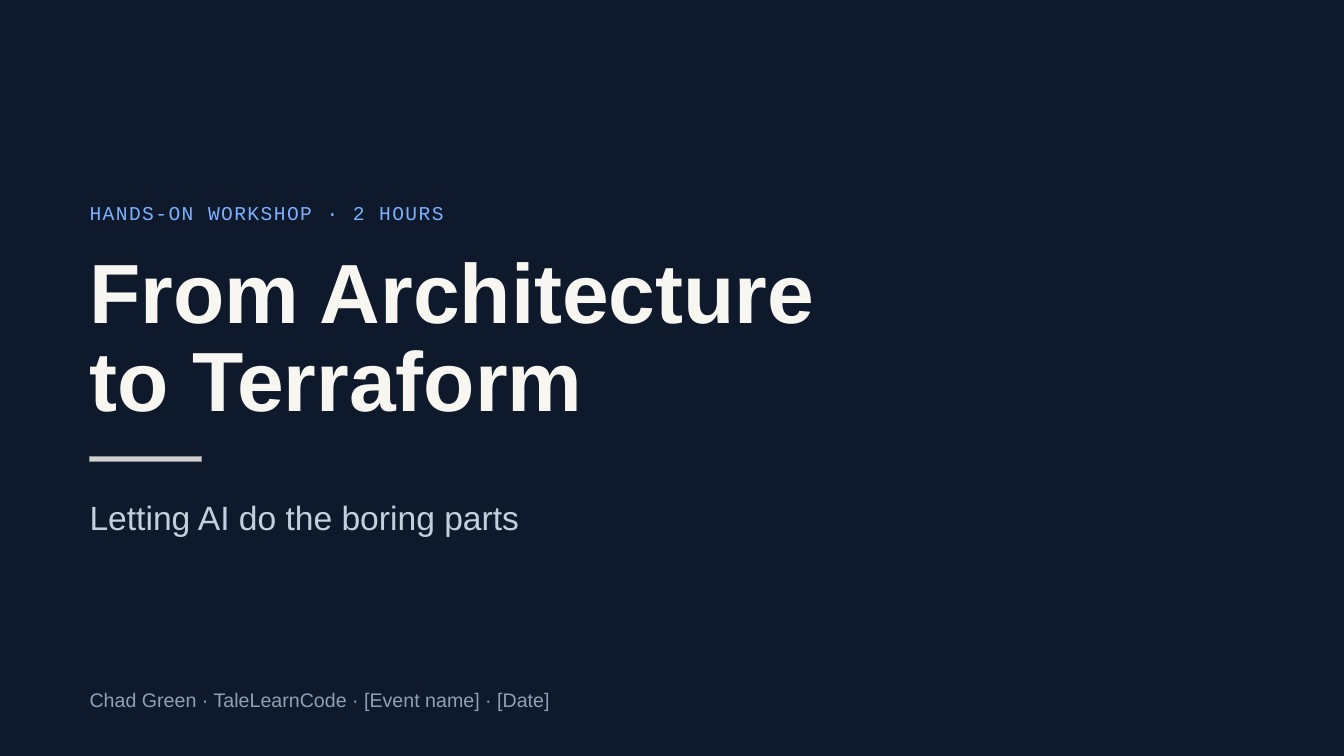
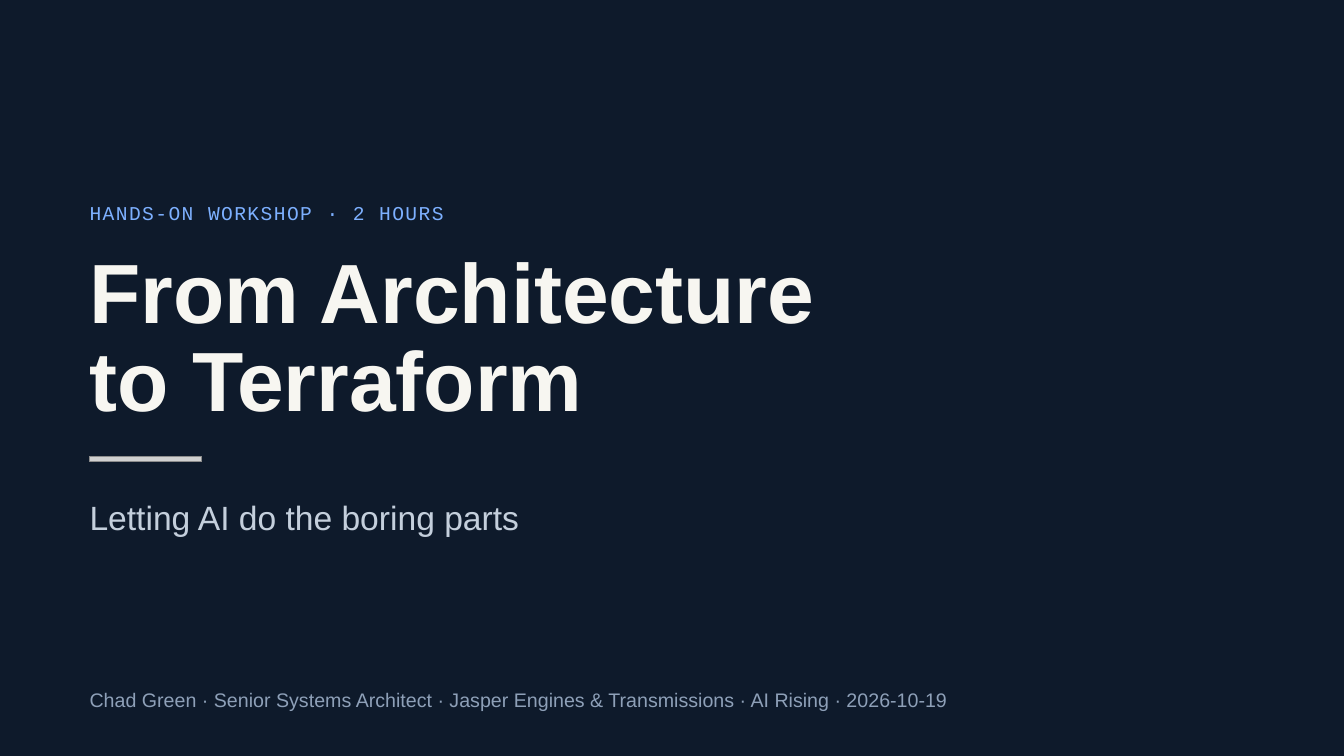
Before and after one commit to TaleLearnCode/FromArchitectureToTerraformWorkshop, a slide deck: slide 1 of From Architecture to Terraform Workshop.pptx. Drawn at 1344x756 pixels with LibreOffice and Linux fonts; fonts in the diff are those of the drawing; grey boxes stand for pictures. Boxes give left, top, right and bottom in pixels: in the first picture for what was removed or moved away, otherwise in the second. Text is boxed around its words. In the diff, an @@ line names an element or a change of style, - is before the commit and + after.

Commit message:
Enhance lab documentation for clarity and detail
- Updated Lab 3 to clarify time allocation, goals, and steps involved in generating Terraform from a spec.
- Added sections on introduction, background, and troubleshooting to provide context and guidance for participants.
- Improved instructions for proving determinism and validating generated Terraform configurations.
- Revised Lab 4 to include detailed steps for extending the generator with a new resource type, emphasizing the importance of security defaults.
- Enhanced Lab 5 to illustrate the impact of a single change in the spec on the generated Terraform, highlighting the benefits of a deterministic pipeline.

```diff
--- a/From Architecture to Terraform Workshop.pptx
+++ b/From Architecture to Terraform Workshop.pptx
@@ text at box(90, 693, 946, 711): text changed @@
-Chad Green · TaleLearnCode · [Event name] · [Date]
+Chad Green · Senior Systems Architect · Jasper Engines & Transmissions · AI Rising · 2026-10-19
```
Also in this commit, not shown: 2 other slides changed, 7 other files.
